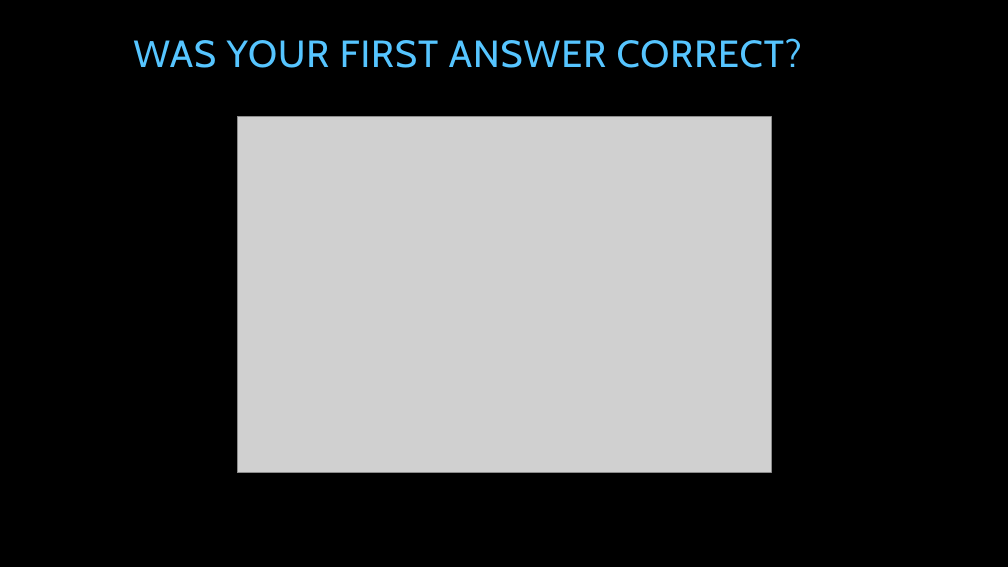
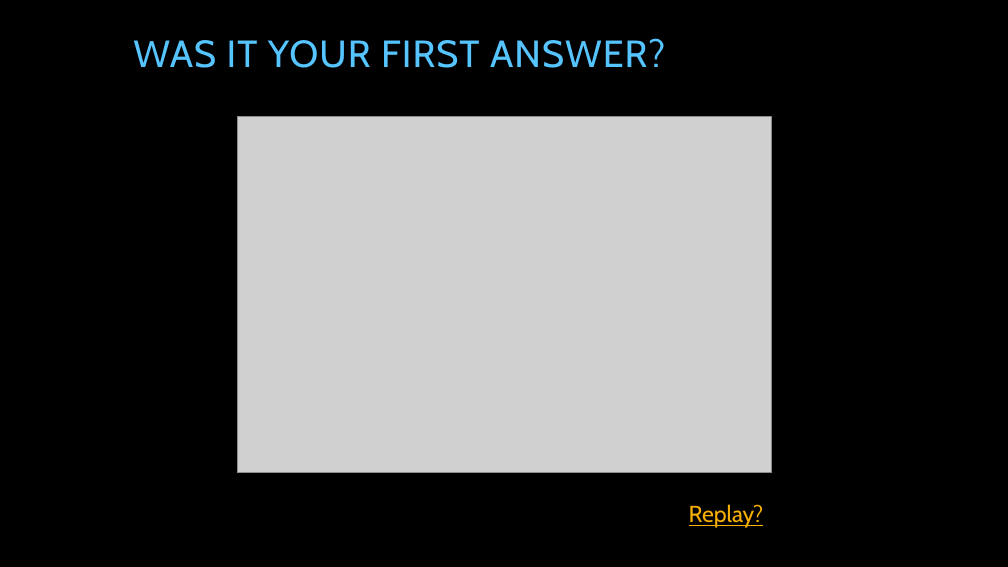
Before and after one commit to tpierrain/talk-AsyncAwait, a slide deck: slide 28 of AsyncAwait...ohWait.pptx (slide 27 before the commit). Drawn at 1008x567 pixels with LibreOffice and Linux fonts; fonts in the diff are those of the drawing; grey boxes stand for pictures; background and template pictures are left out. Boxes give left, top, right and bottom in pixels: in the first picture for what was removed or moved away, otherwise in the second. Text is boxed around its words. In the diff, an @@ line names an element or a change of style, - is before the commit and + after.

```diff
--- a/AsyncAwait...ohWait.pptx
+++ b/AsyncAwait...ohWait.pptx
@@ title at box(133, 38, 665, 68): text changed @@
-WAS YOUR FIRST ANSWER CORRECT?
+WAS IT YOUR FIRST ANSWER?
@@ text added at box(689, 504, 764, 528), 22 pt, text #F8B004, underline @@
+Replay?
```
Also in this commit, not shown: 26 other slides changed, 4 slides added.
